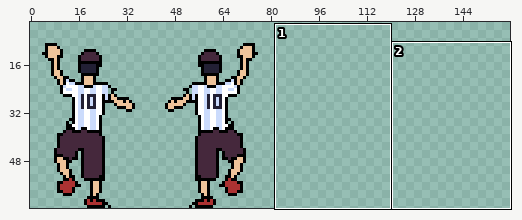
Sprite sheet -- src/assets/sprites/player/player.png. Above: a wide view before the commit, with the close-up outlined.
Close-up. The starting point:
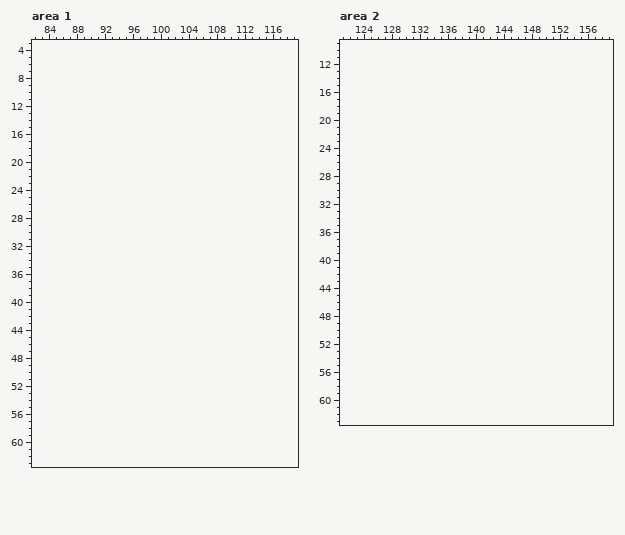
The file is 80x64 pixels. Shown: area 1: x 82..119, y 3..63; area 2: x 121..159, y 9..63. The old version is drawn lined up with the new one, on the new canvas. The wide view leaves out empty margins.
Palette (. is transparent): 
After:
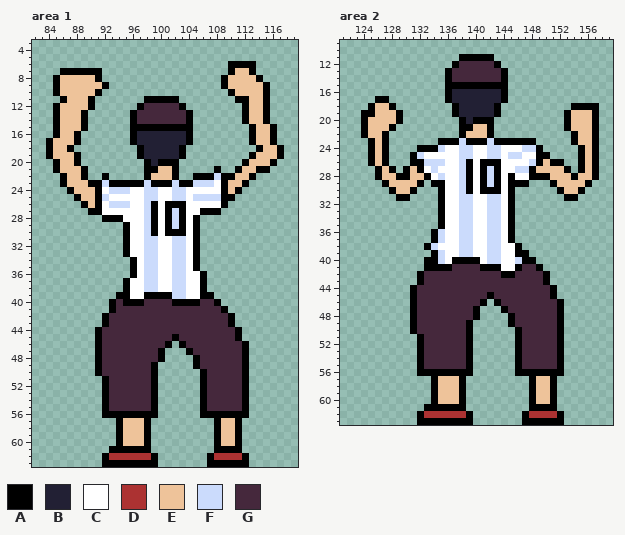
Colours new in this view: A #000000  B #222034  C #ffffff  D #ac3232  E #eec39a  F #cbdbfc  G #45283c
The exact change:
canvas 80x64 -> 160x64
Area 1:
y 6: x 110..113 .... -> AAAA
y 7: x 86..91 ...... -> AAAAAA; x 110..113 .... -> AEEA
y 8: x 85..91 ....... -> AEEEEEA; x 109..114 ...... -> AEEEEA
y 9: x 85..92 ........ -> AEEEEEEA; x 109..115 ....... -> AEEEEEA
y 10: x 85..91 ....... -> AEEEEEA; x 110..115 ...... -> AEEEEA
y 11: x 86..90 ..... -> AEEEA; x 98..102 ..... -> AAAAA; x 111..115 ..... -> AAEEA
y 12: x 85..90 ...... -> AEEEEA; x 97..103 ....... -> AGGGGGA; x 112..115 .... -> AEEA
y 13..14: x 85..89 ..... -> AEEEA; x 96..104 ......... -> AGGGGGGGA; x 112..115 .... -> AEEA
y 15: x 85..89 ..... -> AEEEA; x 96..104 ......... -> AAAAAAAAA; x 113..116 .... -> AEEA
y 16: x 85..88 .... -> AEEA; x 96..104 ......... -> ABBBBBBBA; x 113..116 .... -> AEEA
y 17: x 84..88 ..... -> AEEEA; x 96..104 ......... -> ABBBBBBBA; x 113..116 .... -> AEEA
y 18: x 84..87 .... -> AEEA; x 97..103 ....... -> ABBBBBA; x 114..117 .... -> AEEA
y 19: x 84..88 ..... -> AEEEA; x 97..103 ....... -> ABBBBBA; x 113..117 ..... -> AEEEA
y 20: x 85..88 .... -> AEEA; x 98..102 ..... -> ABAAA; x 112..116 ..... -> AEEEA
y 21: x 85..89 ..... -> AEEEA; x 98..102 ..... -> AAEEA; x 108 . -> A; x 111..115 ..... -> AEEAA
y 22: x 86..89 .... -> AEEA; x 92 . -> A; x 98..102 ..... -> AEEEA; x 105..113 ......... -> AAAFAAEEA
y 23: x 86..112 ........................... -> AEEEAAFAAAAAFAAAFAAFFFCAEEA
y 24: x 87..111 ......................... -> AEEEACFFFCCFFCCFFCCCCCAEA
y 25: x 88..110 ....................... -> AEEAFCCCCCFFCCFFCFFFFAA
y 26: x 89..109 ..................... -> AEACFFFCCFACAAACCCCCA
y 27: x 90..108 ................... -> AACCCCCCFACAFACCAAA
y 28: x 92..105 .............. -> AAACCCFACAFACA
y 29: x 95..105 ........... -> ACCFACAFACA
y 30: x 95..105 ........... -> ACCFACAAACA
y 31..33: x 95..105 ........... -> ACCFFCCFFCA
y 34..35: x 96..105 .......... -> ACFFCCFFCA
y 36: x 96..106 ........... -> ACFFCCFFCCA
y 37..38: x 95..106 ............ -> ACCFFCCFFCCA
y 39: x 94..107 .............. -> AACCAAAAFFCCAA
y 40: x 93..108 ................ -> AGAAAGGGGAAAAGGA
y 41: x 93..109 ................. -> AGGGGGGGGGGGGGGGA
y 42..43: x 92..110 ................... -> AGGGGGGGGGGGGGGGGGA
y 44: x 91..111 ..................... -> AGGGGGGGGGGGGGGGGGGGA
y 45: x 91..111 ..................... -> AGGGGGGGGGGAGGGGGGGGA
y 46: x 91..101 ........... -> AGGGGGGGGGA; x 103..112 .......... -> AGGGGGGGGA
y 47: x 91..100 .......... -> AGGGGGGGGA; x 104..112 ......... -> AGGGGGGGA
y 48: x 91..100 .......... -> AGGGGGGGGA; x 105..112 ........ -> AGGGGGGA
y 49: x 91..99 ......... -> AGGGGGGGA; x 105..112 ........ -> AGGGGGGA
y 50: x 91..99 ......... -> AGGGGGGGA; x 106..112 ....... -> AGGGGGA
y 51..55: x 92..99 ........ -> AGGGGGGA; x 106..112 ....... -> AGGGGGA
y 56: x 92..99 ........ -> AAAAAAAA; x 106..112 ....... -> AAAAAAA
y 57..60: x 94..98 ..... -> AEEEA; x 108..111 .... -> AEEA
y 61: x 93..98 ...... -> AAAAAA; x 108..111 .... -> AAAA
y 62: x 92..99 ........ -> ADDDDDDA; x 107..112 ...... -> ADDDDA
y 63: x 92..99 ........ -> AAAAAAAA; x 107..112 ...... -> AAAAAA
Area 2:
y 11: x 138..142 ..... -> AAAAA
y 12: x 137..143 ....... -> AGGGGGA
y 13..14: x 136..144 ......... -> AGGGGGGGA
y 15: x 136..144 ......... -> AAAAAAAAA
y 16: x 136..144 ......... -> ABBBBBBBA
y 17: x 126..127 .. -> AA; x 136..144 ......... -> ABBBBBBBA
y 18: x 125..128 .... -> AEEA; x 137..143 ....... -> ABBBBBA; x 154..157 .... -> AAAA
y 19: x 124..129 ...... -> AAEEEA; x 137..143 ....... -> ABBBBBA; x 153..157 ..... -> AEEEA
y 20: x 124..129 ...... -> AEEEEA; x 138..142 ..... -> ABAAA; x 153..157 ..... -> AEEEA
y 21: x 124..128 ..... -> AEEEA; x 138..142 ..... -> AAEEA; x 153..157 ..... -> AEEEA
y 22: x 124..127 .... -> AEEA; x 138..142 ..... -> AEEEA; x 154..157 .... -> AEEA
y 23: x 125..127 ... -> AEA; x 135..148 .............. -> AAAFAAAFAAAAAA; x 154..157 .... -> AEEA
y 24: x 125..127 ... -> AEA; x 132..149 .................. -> AAAFCCFFCCFFCCCFFA; x 155..157 ... -> AEA
y 25: x 125..127 ... -> AEA; x 131..150 .................... -> AFCCCCCFFCCFFCFFCCAA; x 155..157 ... -> AEA
y 26: x 125..127 ... -> AEA; x 131..152 ...................... -> AAFFFCCFACAAACCCCFAEAA; x 155..157 ... -> AEA
y 27: x 126..128 ... -> AEA; x 130..153 ........................ -> AEACFCCCFACAFACCFFAEEEEA; x 155..157 ... -> AEA
y 28: x 126..157 ................................ -> AEEAAEEACFCCFACAFACACCAAAEEEAEEA
y 29: x 127..132 ...... -> AEEEEA; x 134..147 .............. -> AACCFACAFACAAA; x 151..156 ...... -> AEEEEA
y 30: x 128..131 .... -> AEEA; x 135..145 ........... -> ACCFACAAACA; x 152..155 .... -> AEEA
y 31: x 129..130 .. -> AA; x 135..145 ........... -> ACCFFCCFFCA; x 153..154 .. -> AA
y 32..35: x 135..145 ........... -> ACCFFCCFFCA
y 36..37: x 134..145 ............ -> AFCCFFCCFFCA
y 38: x 133..146 .............. -> AFCCCFFCCFFCCA
y 39: x 134..147 .............. -> AFCCFFCCFFCCAA
y 40: x 133..148 ................ -> AAFCAAAACFFCCFAA
y 41: x 133..149 ................. -> AAAAGGGGAAACCAGGA
y 42: x 132..150 ................... -> AGGGGGGGGGGGAAGGGGA
y 43: x 132..150 ................... -> AGGGGGGGGGGGGGGGGGA
y 44: x 131..151 ..................... -> AGGGGGGGGGGGGGGGGGGGA
y 45: x 131..151 ..................... -> AGGGGGGGGGGAGGGGGGGGA
y 46: x 131..141 ........... -> AGGGGGGGGGA; x 143..152 .......... -> AGGGGGGGGA
y 47: x 131..140 .......... -> AGGGGGGGGA; x 144..152 ......... -> AGGGGGGGA
y 48: x 131..140 .......... -> AGGGGGGGGA; x 145..152 ........ -> AGGGGGGA
y 49: x 131..139 ......... -> AGGGGGGGA; x 145..152 ........ -> AGGGGGGA
y 50: x 131..139 ......... -> AGGGGGGGA; x 146..152 ....... -> AGGGGGA
y 51..55: x 132..139 ........ -> AGGGGGGA; x 146..152 ....... -> AGGGGGA
y 56: x 132..139 ........ -> AAAAAAAA; x 146..152 ....... -> AAAAAAA
y 57..60: x 134..138 ..... -> AEEEA; x 148..151 .... -> AEEA
y 61: x 133..138 ...... -> AAAAAA; x 148..151 .... -> AAAA
y 62: x 132..139 ........ -> ADDDDDDA; x 147..152 ...... -> ADDDDA
y 63: x 132..139 ........ -> AAAAAAAA; x 147..152 ...... -> AAAAAA
Boxes around the changes in both close-ups, in picture pixels (x1, y1, x2, y2):
added: (46, 61, 284, 467)
added: (361, 54, 599, 425)
